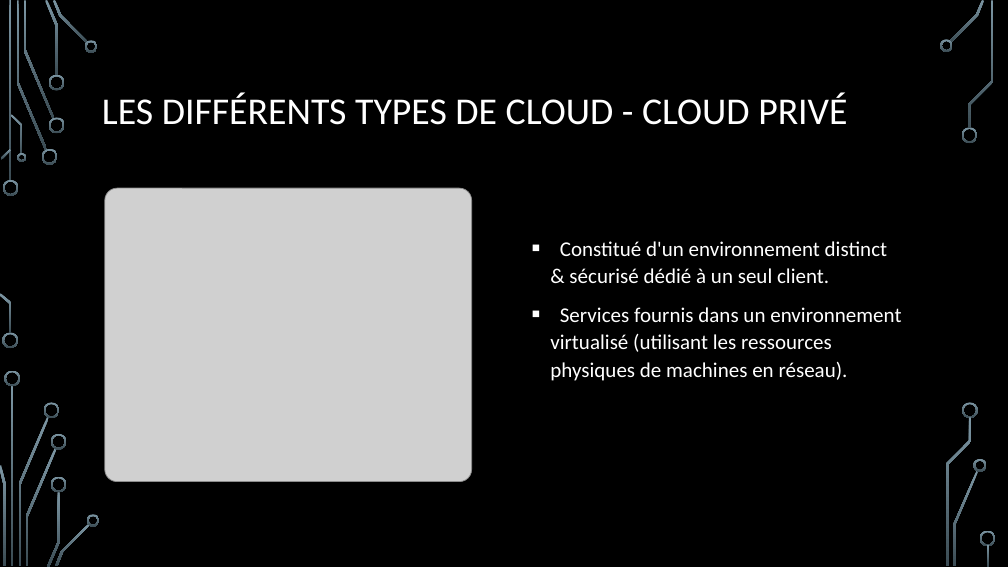
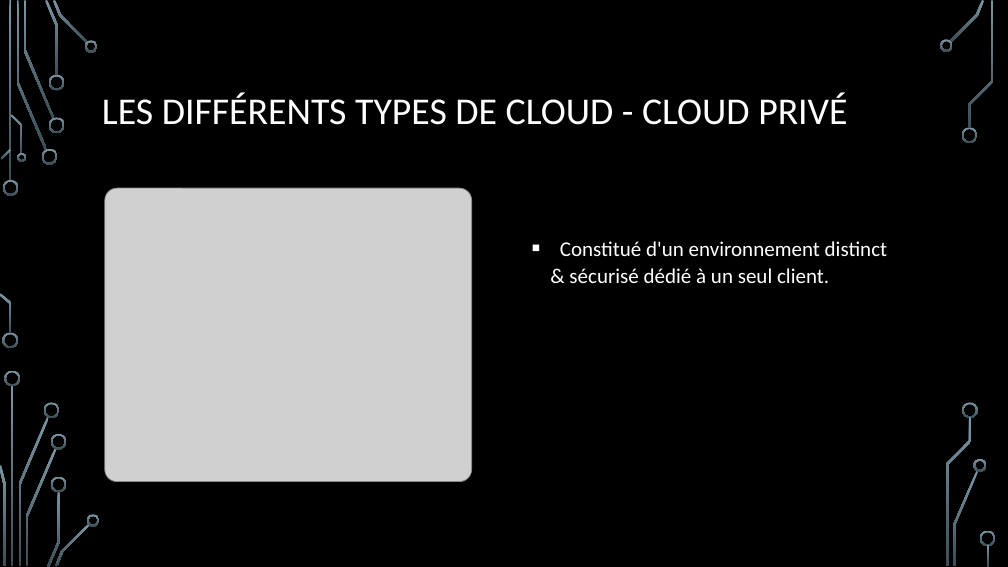
Before and after one commit to CorleoneDany/Cloud-Computing, a slide deck: slide 9 of Cloud Computing - F.pptx. Drawn at 1008x567 pixels with LibreOffice and Linux fonts; fonts in the diff are those of the drawing; grey boxes stand for pictures; background and template pictures are left out. Boxes give left, top, right and bottom in pixels: in the first picture for what was removed or moved away, otherwise in the second. Text is boxed around its words. In the diff, an @@ line names an element or a change of style, - is before the commit and + after.

```diff
--- a/Cloud Computing - F.pptx
+++ b/Cloud Computing - F.pptx
@@ text at (x1=550, y1=307, x2=901, y2=381): paragraph removed @@
-▪ Services fournis dans un environnement virtualisé (utilisant les ressources physiques de machines en réseau).
```
Also in this commit, not shown: 8 other slides changed.
